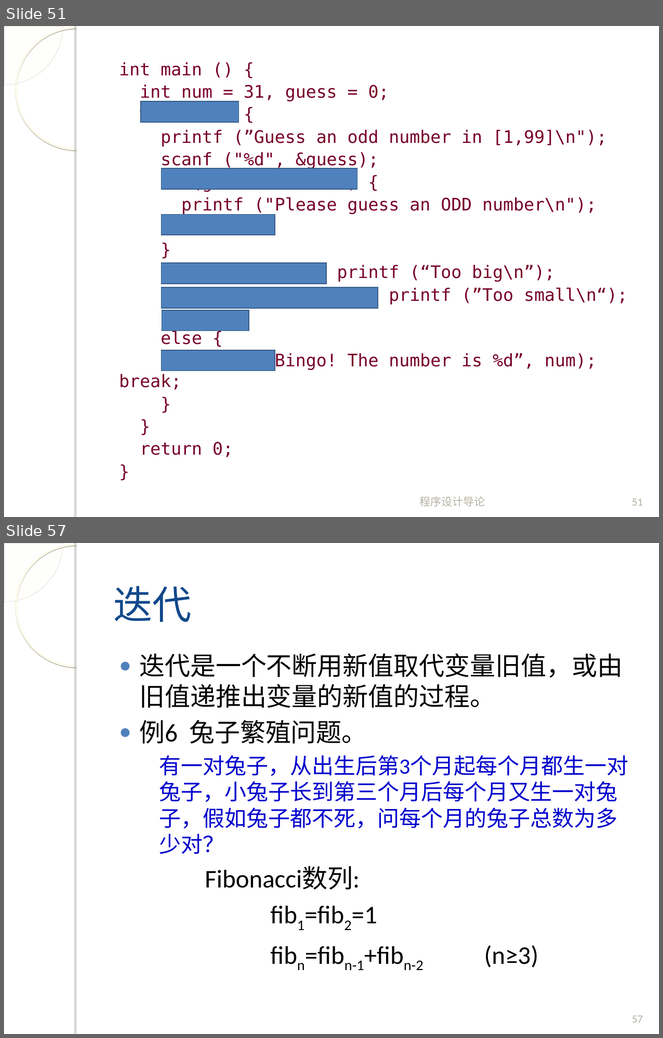
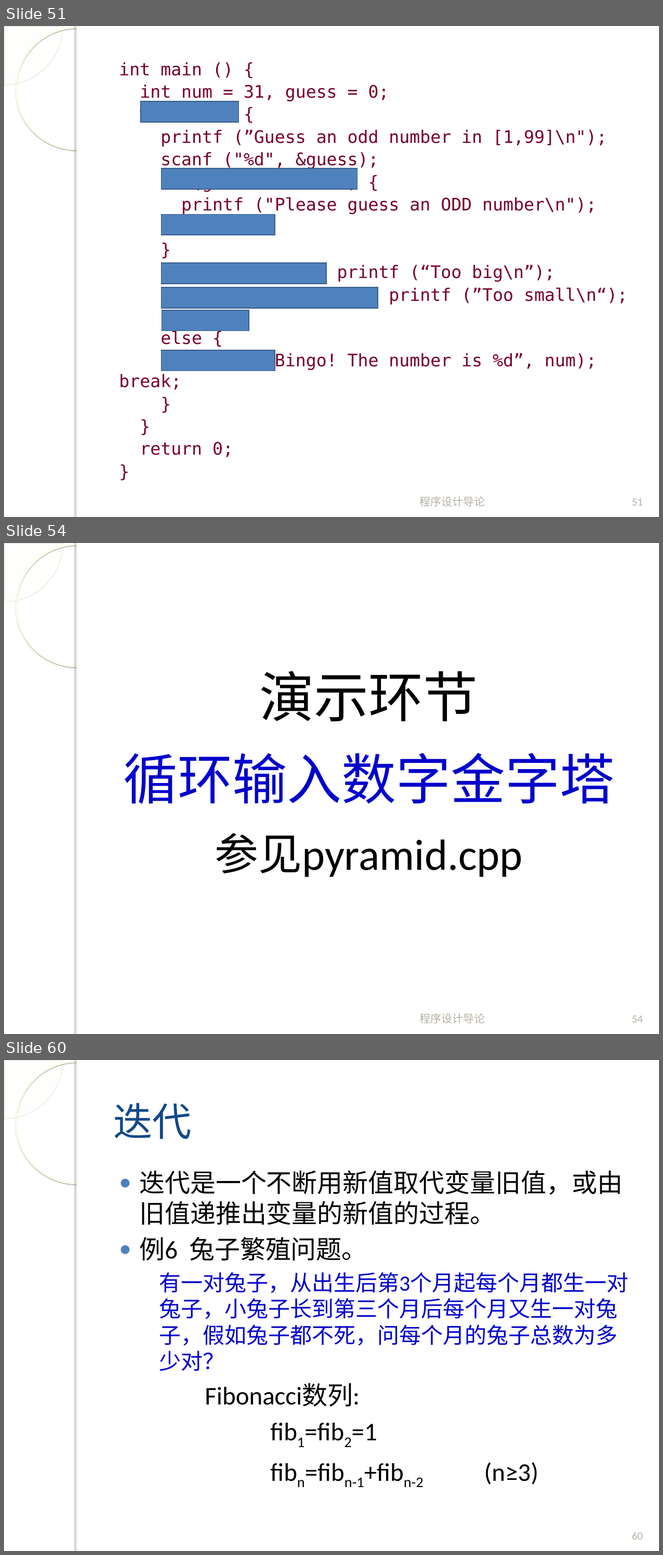
Before and after one commit to fanju1984/introduction-to-programming, a slide deck: introduction-to-programming/slides/2018/04-Control-Statement-2.ppt. Shown one above the other, each under a label of ours: slides 51 and 57 before the commit, slides 51, 54 and 60 after it; the slides between them are not shown. The pictures are 663x1038 and 663x1555 pixels, drawn with LibreOffice and Linux fonts; fonts in the diff are those of the drawing; background and template pictures are left out. Boxes give left, top, right and bottom in pixels: in the first picture for what was removed or moved away, otherwise in the second. Text is boxed around its words. In the diff, an @@ line names an element or a change of style, - is before the commit and + after.

```diff
--- a/introduction-to-programming/slides/2018/04-Control-Statement-2.ppt
+++ b/introduction-to-programming/slides/2018/04-Control-Statement-2.ppt
@@ slide 54 added at [4, 543, 659, 1034], background picture (left out); not listed: 4 template elements that a slide beside it also shows @@
@@ text added at [123, 671, 614, 877], 60 pt, text #000000 @@
+演示环节
+循环输入数字金字塔
+参见pyramid.cpp
@@ text added at [420, 1014, 486, 1024], 12 pt, text #B4B1A0 @@
+程序设计导论
@@ page number added at [632, 1016, 643, 1023], 12 pt, text #B4B1A0 @@
+54
@@ what was slide 57 is now slide 60 @@
@@ page number at [632, 1533, 643, 1540]: text changed @@
-57
+60
```
Also in this commit, not shown: 8 other slides added, 5 slides removed, 7 other files.
